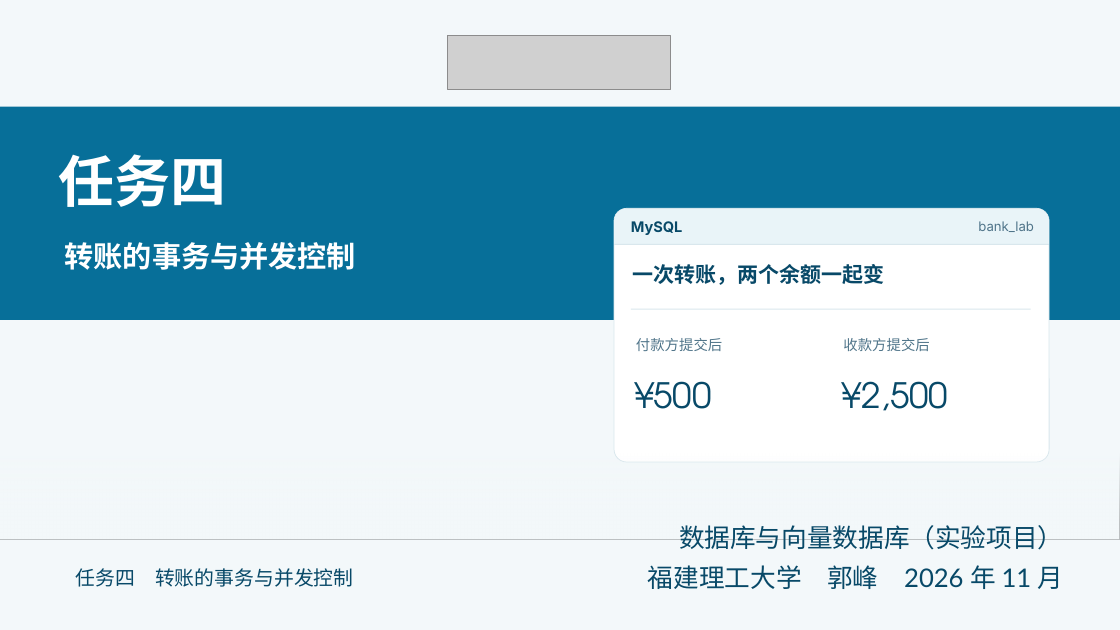
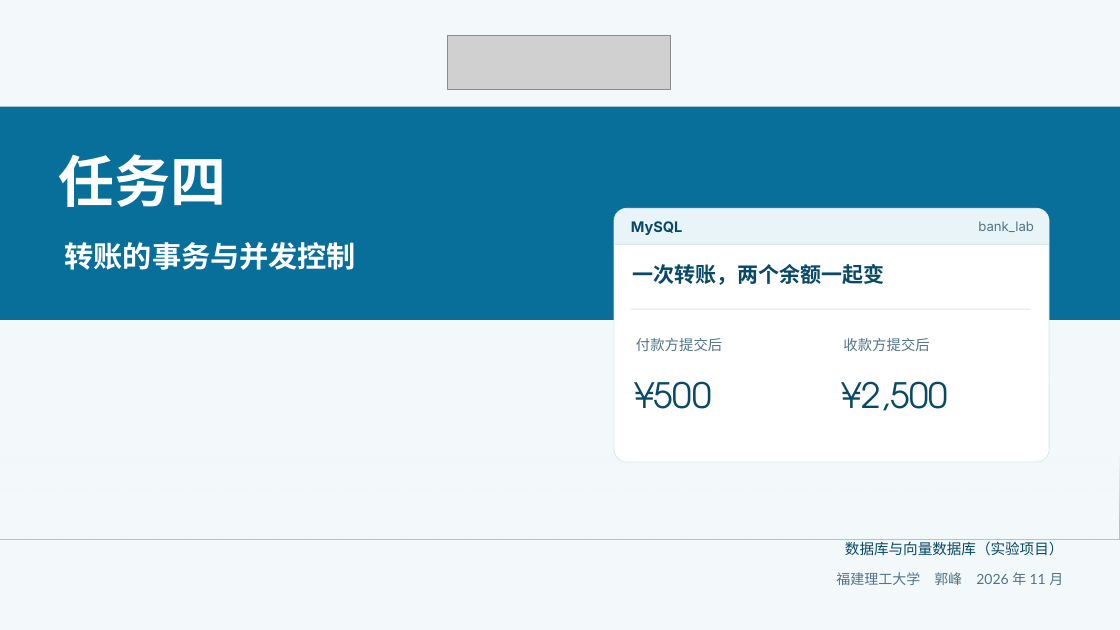
Before and after one commit to AurLemon/pageslip-demo, a slide deck: slide 1 of presentations/task-4-transactions.pptx. Drawn at 1120x630 pixels with LibreOffice and Linux fonts; fonts in the diff are those of the drawing; grey boxes stand for pictures. Boxes give left, top, right and bottom in pixels: in the first picture for what was removed or moved away, otherwise in the second. Text is boxed around its words. In the diff, an @@ line names an element or a change of style, - is before the commit and + after.

```diff
--- a/presentations/task-4-transactions.pptx
+++ b/presentations/task-4-transactions.pptx
@@ text "数据库与向量数据库（实验项目）" moved from (x1=679, y1=525, x2=1063, y2=550) to (x1=845, y1=541, x2=1063, y2=555) @@
@@ text "数据库与向量数据库（实验项目）" at (x1=845, y1=541, x2=1063, y2=555): size 22 to 12.5 pt @@
@@ text removed at (x1=76, y1=568, x2=354, y2=587) @@
-任务四 转账的事务与并发控制
@@ text "福建理工大学 郭峰 2026 年 11 ..." moved from (x1=648, y1=565, x2=1064, y2=589) to (x1=836, y1=572, x2=1063, y2=585) @@
@@ text "福建理工大学 郭峰 2026 年 11 ..." at (x1=836, y1=572, x2=1063, y2=585): size 22 to 12 pt, text colour #084968 to #50758A @@
```
Also in this commit, not shown: 1 other file.
